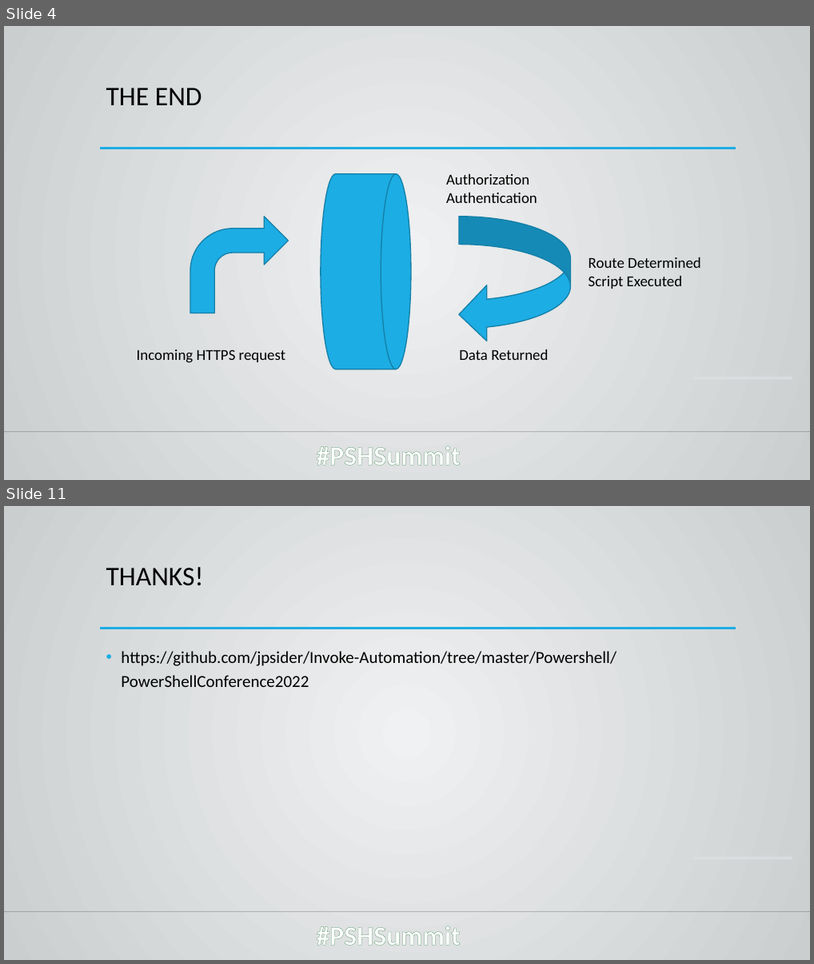
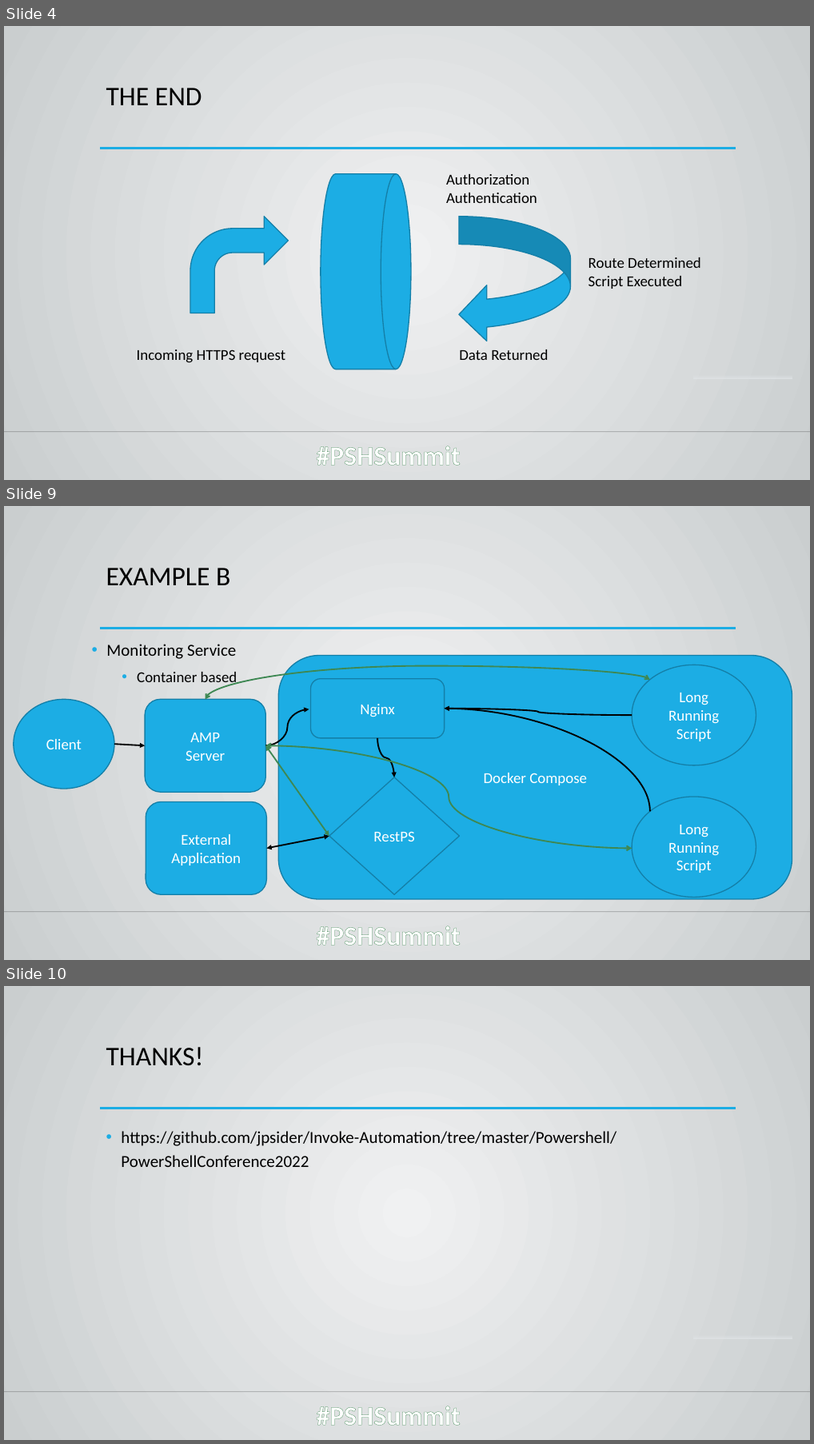
Before and after one commit to jpsider/Invoke-Automation, a slide deck: Powershell/PowerShellConference2022/Sider_PSConf_2022.pptx. Shown one above the other, each under a label of ours: slides 4 and 11 before the commit, slides 4, 9 and 10 after it; the slides between them are not shown. The pictures are 814x964 and 814x1444 pixels, drawn with LibreOffice and Linux fonts; fonts in the diff are those of the drawing; background and template pictures are left out. Boxes give left, top, right and bottom in pixels: in the first picture for what was removed or moved away, otherwise in the second. Text is boxed around its words. In the diff, an @@ line names an element or a change of style, - is before the commit and + after.

```diff
--- a/Powershell/PowerShellConference2022/Sider_PSConf_2022.pptx
+++ b/Powershell/PowerShellConference2022/Sider_PSConf_2022.pptx
@@ slide 9 added at [4, 506, 810, 960], background gradient #F0F2F3 to #CACED0; not listed: 4 template elements that a slide beside it also shows @@
@@ title added at [106, 568, 230, 585], 32 pt, text #000000 @@
+EXAMPLE B
@@ text added at [106, 644, 238, 686], 20 pt, text #000000 @@
+• Monitoring Service
+  • Container based
@@ curved double arrow added from (650, 680) to (206, 699), #3E8853 1.75 pt @@
@@ rounded rectangle added at [278, 656, 793, 900], fill #1CADE4, outline #1580A9 1.25 pt, 18 pt, text #FFFFFF @@
+Docker Compose
@@ ellipse added at [633, 664, 757, 765], fill #1CADE4, outline #1580A9 1.25 pt, 18 pt, text #FFFFFF @@
+Long Running Script
@@ rounded rectangle added at [310, 679, 445, 738], fill #1CADE4, outline #1580A9 1.25 pt, 18 pt, text #FFFFFF @@
+Nginx
@@ ellipse added at [14, 699, 114, 788], fill #1CADE4, outline #1580A9 1.25 pt, 18 pt, text #FFFFFF @@
+Client
@@ rounded rectangle added at [145, 699, 266, 792], fill #1CADE4, outline #1580A9 1.25 pt, 18 pt, text #FFFFFF @@
+AMP
+Server
@@ curved arrow added from (266, 745) to (310, 709), #000000 1.75 pt @@
@@ curved arrow added from (650, 811) to (445, 708), #000000 1.75 pt @@
@@ curved arrow added from (633, 715) to (445, 708), #000000 1.75 pt @@
@@ arrow added from (114, 744) to (145, 745), #000000 1.75 pt @@
@@ curved double arrow added from (633, 848) to (266, 745), #3E8853 1.75 pt @@
@@ double arrow added from (266, 745) to (330, 836), #3E8853 1.75 pt @@
@@ curved arrow added from (378, 738) to (394, 777), #000000 1.75 pt @@
@@ diamond added at [330, 777, 459, 894], fill #1CADE4, outline #1580A9 1.25 pt, 18 pt, text #FFFFFF @@
+RestPS
@@ rounded rectangle added at [146, 802, 266, 894], fill #1CADE4, outline #1580A9 1.25 pt, 18 pt, text #FFFFFF @@
+External
+Application
@@ ellipse added at [633, 796, 757, 896], fill #1CADE4, outline #1580A9 1.25 pt, 18 pt, text #FFFFFF @@
+Long Running Script
@@ double arrow added from (330, 836) to (266, 848), #000000 1.75 pt @@
@@ what was slide 11 is now slide 10 @@
```
Also in this commit, not shown: 4 slides changed, 2 other slides added, 4 slides removed, 2 other files.
